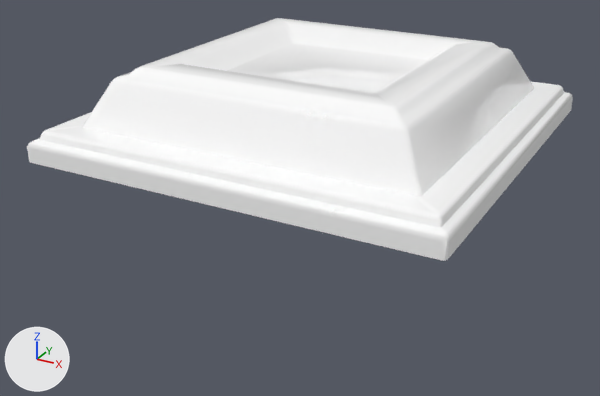
Renders of the FBX model Assets externos/PressurePl/PressurePlate.fbx from each side of a commit.
Camera for both pictures: a 50 mm lens placed at (0.329, -0.642, 0.26), pointed at (-0.009, -0.028, -0.046). Lighting does not change. The marker at lower left points along +X, +Y and +Z. Where no turn or scale is listed for an object, it has been applied to the vertices.

Before the edit, the objects in view are built like this:
```python
me_mesh = bpy.data.meshes.new('Mesh')
me_mesh.from_pydata(...)  # 120 vertices, 227 faces; spans x -0.152..0.152, y -0.152..0.152, z 0.036..0.085
me_mesh.materials.append(mat_lambert8)  # white #ffffff
me_mesh_001 = bpy.data.meshes.new('Mesh.001')
me_mesh_001.from_pydata(...)  # 112 vertices, 205 faces; spans x -0.183..0.183, y -0.183..0.183, z 0.0..0.035
me_mesh_001.materials.append(mat_lambert9)  # white #ffffff
ob_bot = bpy.data.objects.new('BOT', me_mesh_001)
ob_bot.location = (0.0, 0.0, 0.0)
ob_top = bpy.data.objects.new('TOP', me_mesh)
ob_top.location = (0.0006, 0.0, -0.0018)
```
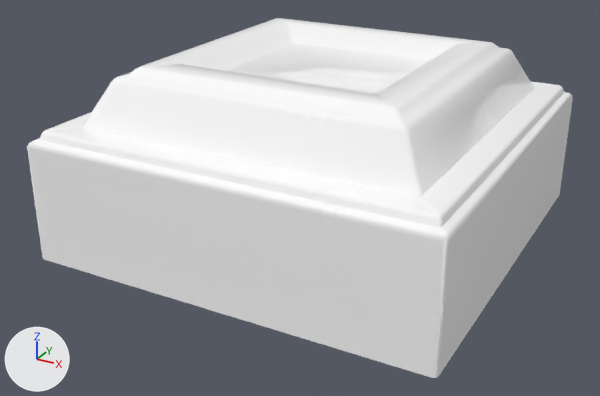
Where the change shows, as pixel boxes [x1, y1, x2, y2] in the pictures (600 x 396 px; the box of a moved part takes in the faces that stretch with it):
'BOT', reshaped (65% taller): before [27, 82, 573, 261]; after [27, 82, 573, 378]
part 1 of me_mesh_001, moved or reshaped: before [29, 108, 571, 261]; after [29, 108, 571, 378]

What changed in the scene script:
```text
Change me_mesh_001:
    where me_mesh_001.from_pydata(...)  # 112 vertices, 205 faces; spans x -0.183..0.183, y -0.183..0.183, z 0.0..0.035
    used by ob_bot; location = (0.0, 0.0, 0.0)
    me_mesh_001 part 1: all 12 vertices in x -0.183..0.183, y -0.183..0.183, z 0.009 are moved by (0.0, 0.0, -0.091)
```
